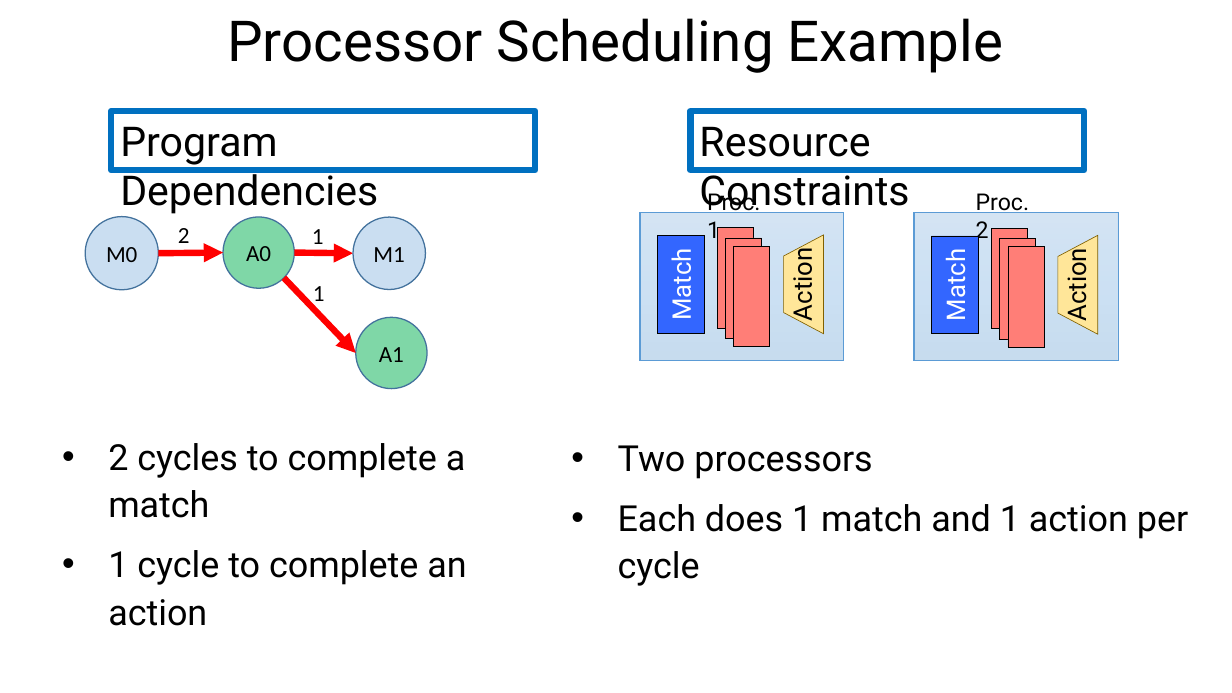
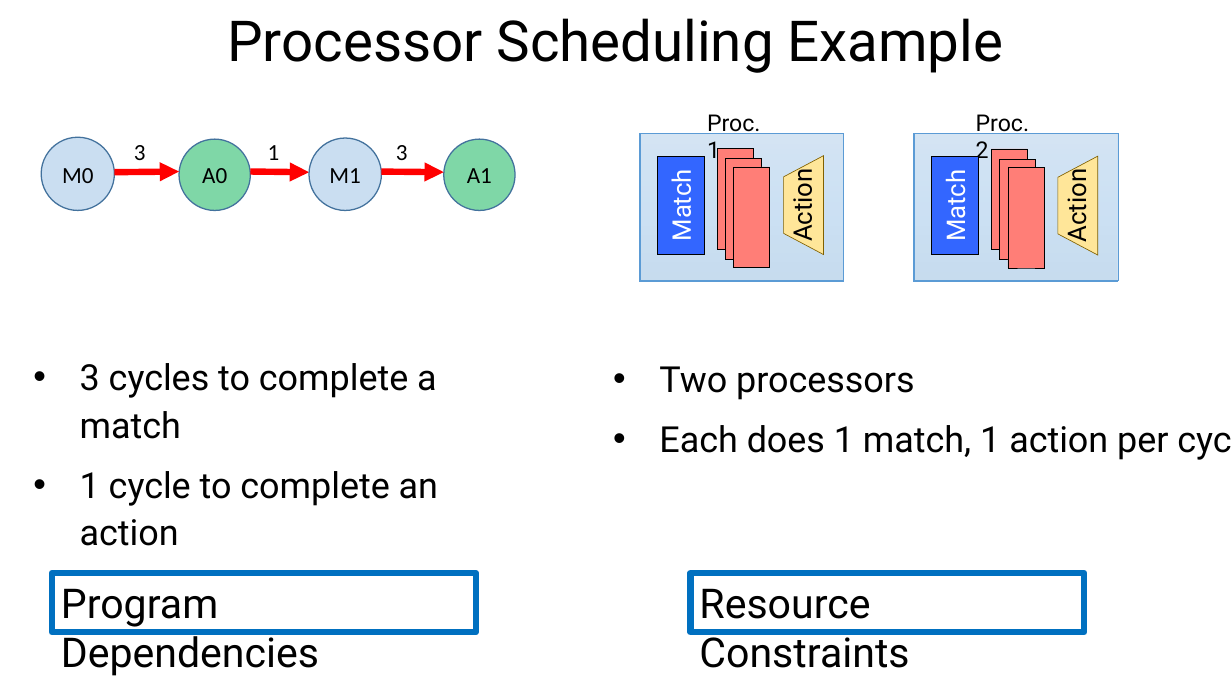
Before and after one commit to anirudhSK/drmt_talk, a slide deck: slide 15 of drmt_sigcomm.pptx. Drawn at 1232x693 pixels with LibreOffice and Linux fonts; fonts in the diff are those of the drawing. Boxes give left, top, right and bottom in pixels: in the first picture for what was removed or moved away, otherwise in the second. Text is boxed around its words. In the diff, an @@ line names an element or a change of style, - is before the commit and + after.

Commit message:
Shay's better straight-line DAG to illustrate scheduling
M0-3->A0-1->M1-3->A2

```diff
--- a/drmt_sigcomm.pptx
+++ b/drmt_sigcomm.pptx
@@ text at box(134, 145, 146, 160): text changed @@
-2
+3
@@ ellipse "A0": place and size @@
-ellipse "A0" at box(223, 217, 294, 288)
+ellipse "A0" at box(179, 140, 250, 211)
@@ text "1" rewrapped from box(312, 229, 324, 250) to box(268, 145, 280, 160) @@
@@ text added at box(396, 145, 408, 160), 18 pt, text #000000 @@
+3
@@ ellipse "A1": place and size @@
-ellipse "A1" at box(356, 317, 427, 388)
+ellipse "A1" at box(444, 140, 515, 211)
@@ 12 rectangles, 4 texts, 2 trapezoids: place and size @@
-12 rectangles, 4 texts, 2 trapezoids at box(640, 189, 1118, 360)
+12 rectangles, 4 texts, 2 trapezoids at box(640, 114, 1118, 281)
@@ 2 ellipses, 2 arrows: place and size @@
-2 ellipses, 2 arrows at box(85, 216, 425, 289)
+2 ellipses, 2 arrows at box(42, 138, 381, 211)
@@ arrow moved from (284, 278) - (356, 353) to (382, 172) - (444, 172) @@
@@ text removed at box(313, 286, 325, 308) @@
-1
@@ text "3 cycles to complete a ...": place and size @@
-text "3 cycles to complete a ..." at box(108, 443, 466, 626)
+text "3 cycles to complete a ..." at box(80, 363, 438, 546)
@@ text "Two processors": place and size @@
-text "Two processors" at box(618, 445, 1188, 539)
+text "Two processors" at box(659, 366, 1168, 460)
@@ text at box(80, 363, 437, 439): text changed @@
-  • 2 cycles to complete a match
+  • 3 cycles to complete a match
@@ text at box(659, 425, 1168, 460): text changed @@
-  • Each does 1 match and 1 action per cycle
+  • Each does 1 match, 1 action per cycle
@@ rectangle "Program Dependencies": place and size @@
-rectangle "Program Dependencies" at box(111, 111, 535, 170)
+rectangle "Program Dependencies" at box(52, 573, 476, 632)
@@ rectangle "Resource Constraints": place and size @@
-rectangle "Resource Constraints" at box(690, 111, 1084, 170)
+rectangle "Resource Constraints" at box(690, 573, 1084, 632)
```
Also in this commit, not shown: 5 other slides changed, 4 slides added.
